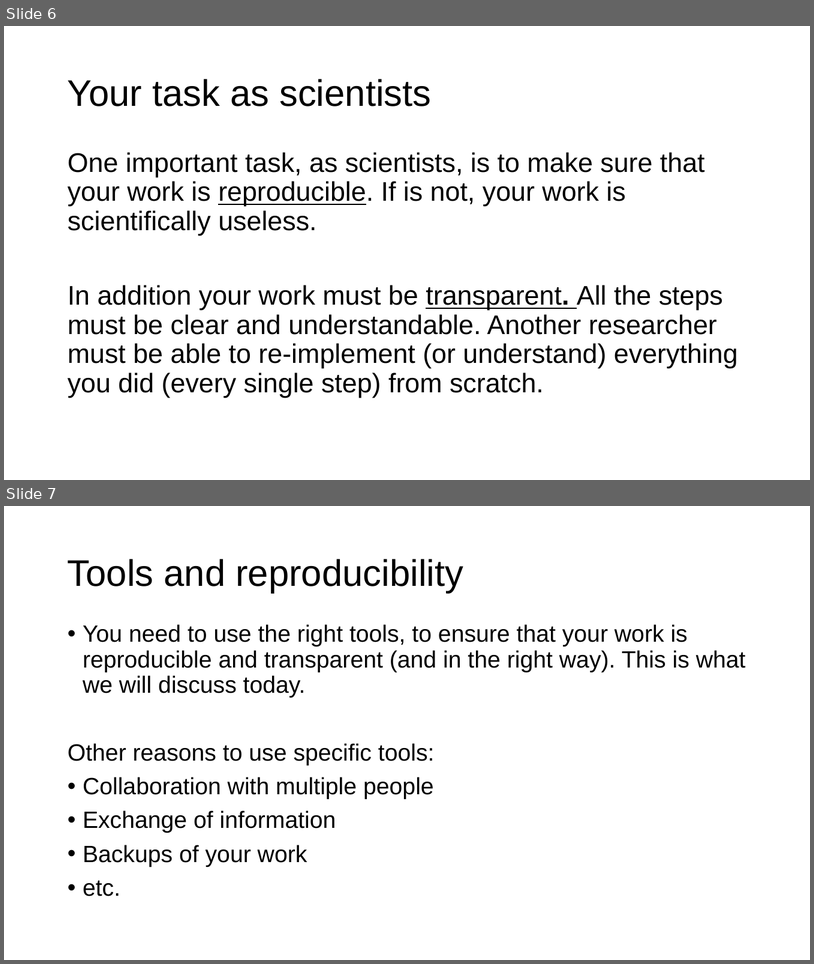
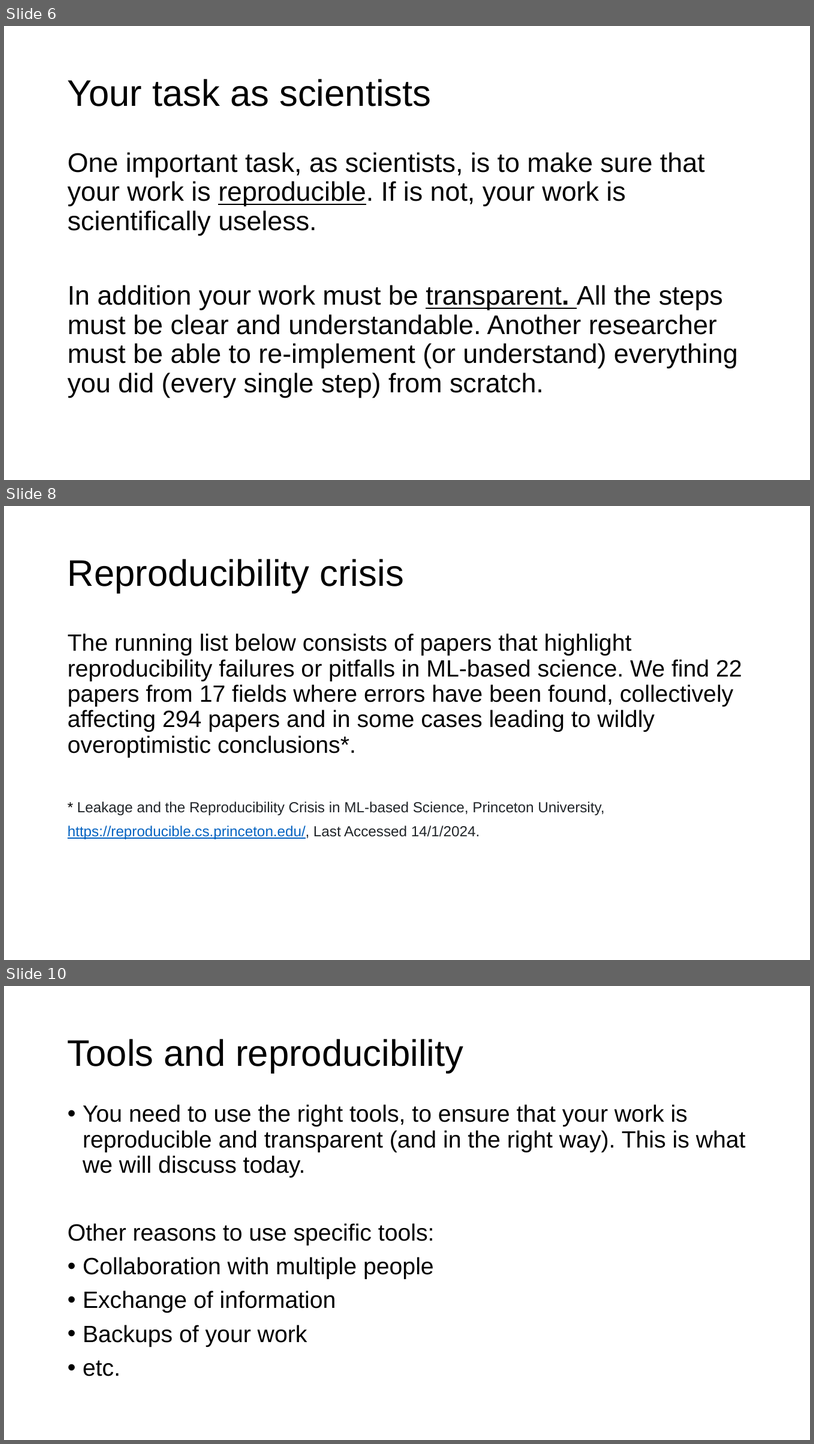
Before and after one commit to toelt-llc/MACHINE-LEARNING-SCHOOL-INAF, a slide deck: DAY1/04 - Introduction to python and scikit-learn/Introduction Python and Scikit-learn.pptx. Shown one above the other, each under a label of ours: slides 6 and 7 before the commit, slides 6, 8 and 10 after it; the slides between them are not shown. The pictures are 814x964 and 814x1444 pixels, drawn with LibreOffice and Linux fonts; fonts in the diff are those of the drawing; background and template pictures are left out. Boxes give left, top, right and bottom in pixels: in the first picture for what was removed or moved away, otherwise in the second. Text is boxed around its words. In the diff, an @@ line names an element or a change of style, - is before the commit and + after.

```diff
--- a/DAY1/04 - Introduction to python and scikit-learn/Introduction Python and Scikit-learn.pptx
+++ b/DAY1/04 - Introduction to python and scikit-learn/Introduction Python and Scikit-learn.pptx
@@ slide 8 added at box(4, 506, 810, 960), background #FFFFFF @@
@@ title added at box(68, 559, 404, 593), 33 pt, text #000000 @@
+Reproducibility crisis
@@ text added at box(68, 633, 743, 839), 21 pt, text #000000 @@
+The running list below consists of papers that highlight reproducibility failures or pitfalls in ML-based science. We find 22 papers from 17 fields where errors have been found, collectively affecting 294 papers and in some cases leading to wildly overoptimistic conclusions*.
+* Leakage and the Reproducibility Crisis in ML-based Science, Princeton University, https://reproducible.cs.princeton.edu/, Last Accessed 14/1/2024.
@@ what was slide 7 is now slide 10 @@
```
Also in this commit, not shown: 3 other slides added, 1 slide removed, 3 other files.
